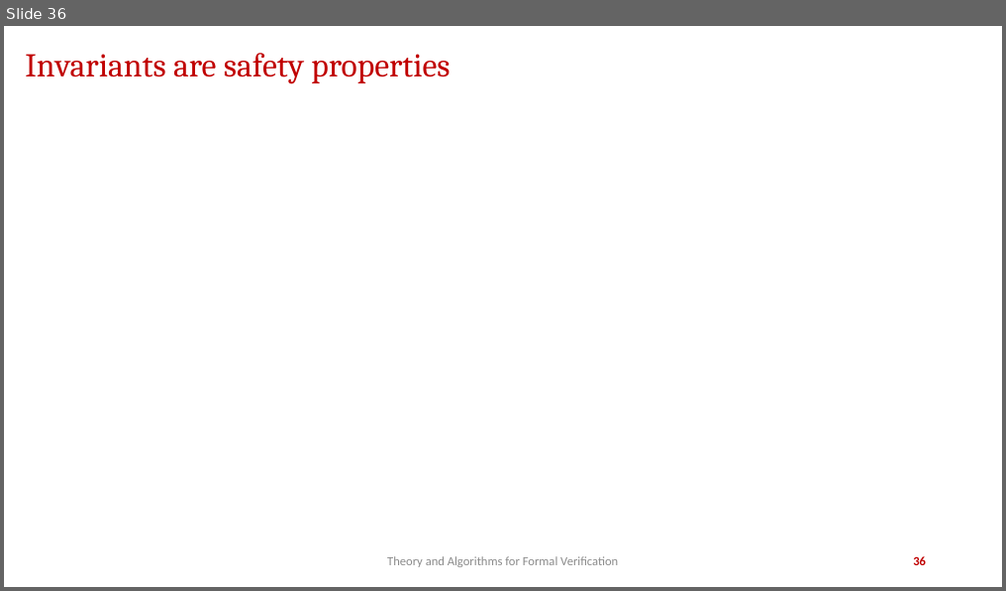
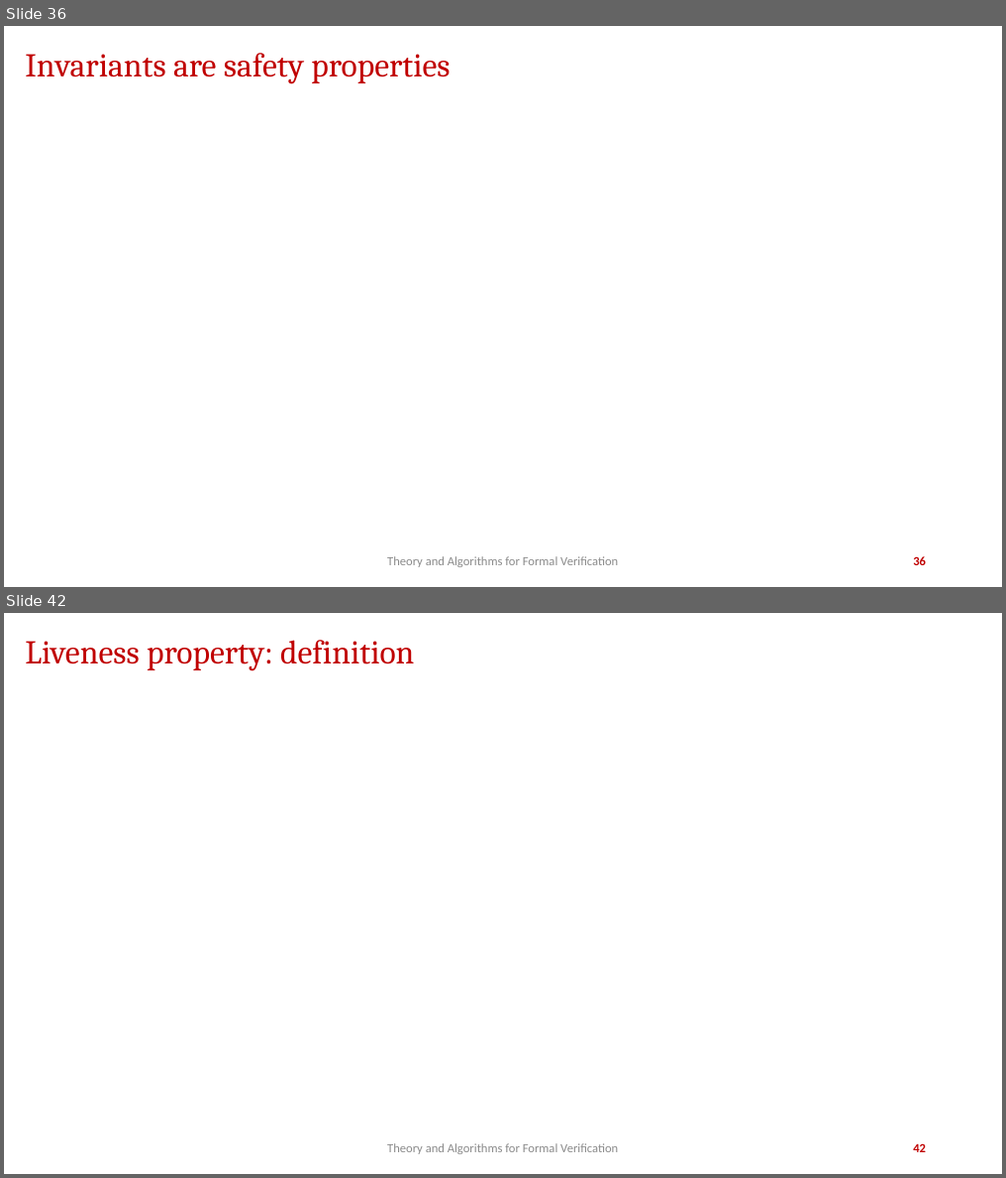
Before and after one commit to jdeshmukh/jdeshmukh.github.io, a slide deck: teaching/fvTheorySlides/SafetyLiveness.pptx. Shown one above the other, each under a label of ours: slide 36 before the commit, slides 36 and 42 after it; the slides between them are not shown. The pictures are 1006x591 and 1006x1178 pixels, drawn with LibreOffice and Linux fonts; fonts in the diff are those of the drawing; grey boxes stand for pictures; background and template pictures are left out. Boxes give left, top, right and bottom in pixels: in the first picture for what was removed or moved away, otherwise in the second. Text is boxed around its words. In the diff, an @@ line names an element or a change of style, - is before the commit and + after.

```diff
--- a/teaching/fvTheorySlides/SafetyLiveness.pptx
+++ b/teaching/fvTheorySlides/SafetyLiveness.pptx
@@ slide 42 added at (4,613,1002,1174), background #FFFFFF @@
@@ title added at (25,640,414,671), 32 pt, text #C00000 @@
+Liveness property: definition
@@ text added at (387,1144,618,1155), 12 pt, text #8C8C8C @@
+Theory and Algorithms for Formal Verification
@@ page number added at (913,1144,926,1153), 12 pt, text #C00000, bold @@
+42
```
Also in this commit, not shown: 12 other slides added, 3 other files.
